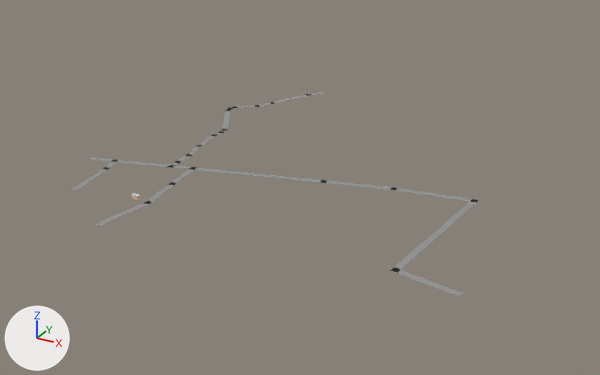
Two versions of the glTF model godot/shahar/bolak_-20_2.glb, one commit apart.
Before and after are seen from a 50 mm camera at (552.0, -888.0, 305.0) aimed at (192.0, -233.0, -23.0). Every picture has the same lights, and +X, +Y and +Z are marked at lower left. The first picture is the older version. Objects named as collision shapes, trigger or cutter boxes, shadow casters or lower levels of detail are left out.

Names of what the first picture shows: 'Yol_Mahalla'.
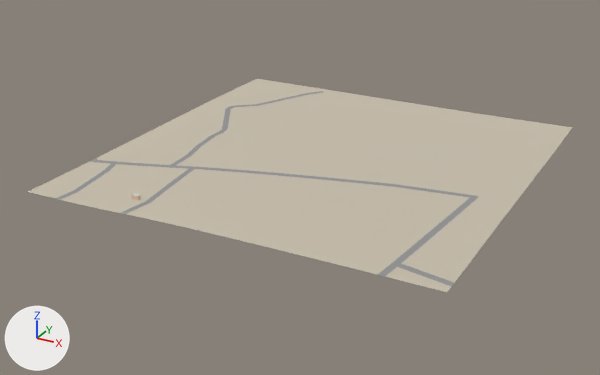
The newer file is also turned or shifted as a whole; pictures and numbers use the older file's frame.

Pixel boxes [x1, y1, x2, y2] of what changed, in the pictures (600 x 375 px):
'Yer_Tuproq-col', added: after [28, 79, 573, 292]
'Yol_Mahalla', deleted: before [72, 92, 479, 296]
'Yol_Mahalla-col', added: after [55, 91, 478, 286]

Diff of the bpy script that builds the scene:
```diff
--- a/godot/shahar/bolak_-20_2.glb.py
+++ b/godot/shahar/bolak_-20_2.glb.py
@@ mat_yer_tuproq @@
+mat_yer_tuproq = principled_material('Yer_Tuproq')
+mat_yer_tuproq.base_color = (0.58, 0.522, 0.42)  # light grey #c8bfad
+mat_yer_tuproq.roughness = 1.0
@@ me_yol_mahalla_1 @@
+me_yol_mahalla_1.from_pydata(...)  # 330 vertices, 341 faces; spans x 0.0..400.0, y -400.0..-9.0, z 1.0..10.0
+me_yol_mahalla_1.materials.append(mat_yol_mahalla)  # grey #949494
@@ me_yer_tuproq @@
+me_yer_tuproq.from_pydata(...)  # 441 vertices, 800 faces; spans x 0.0..400.0, y -400.0..0.0, z 1.0..10.0
+me_yer_tuproq.materials.append(mat_yer_tuproq)  # light grey #c8bfad
@@ ob_yol_mahalla @@
-ob_yol_mahalla = bpy.data.objects.new('Yol_Mahalla', me_yol_mahalla)
-ob_yol_mahalla.location = (0.0, 0.0, 0.0)
@@ ob_yol_mahalla_col @@
+ob_yol_mahalla_col = bpy.data.objects.new('Yol_Mahalla-col', me_yol_mahalla_1)
+ob_yol_mahalla_col.location = (0.0, 0.0, -4.1)
@@ ob_yer_tuproq_col @@
+ob_yer_tuproq_col = bpy.data.objects.new('Yer_Tuproq-col', me_yer_tuproq)
+ob_yer_tuproq_col.location = (0.0, 0.0, -4.1)
```
